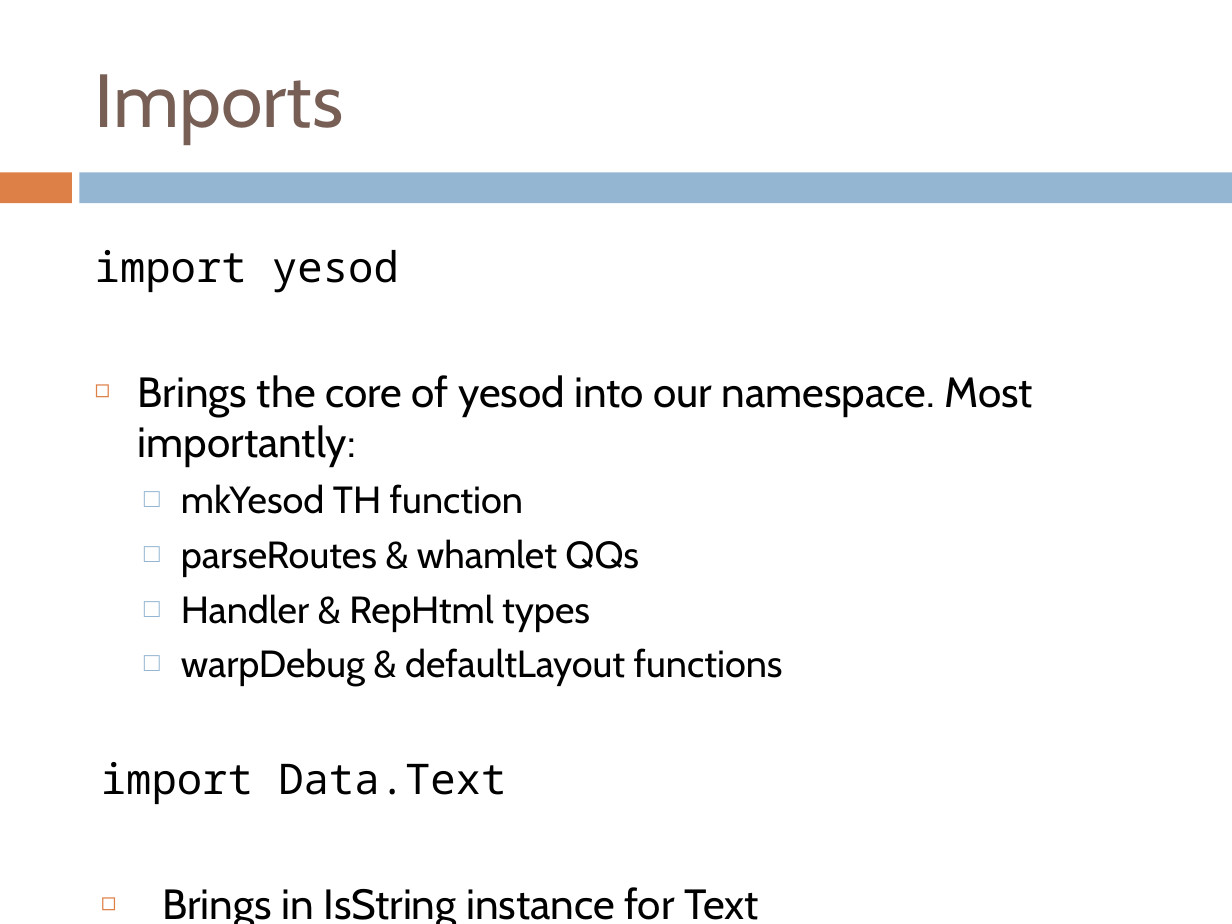
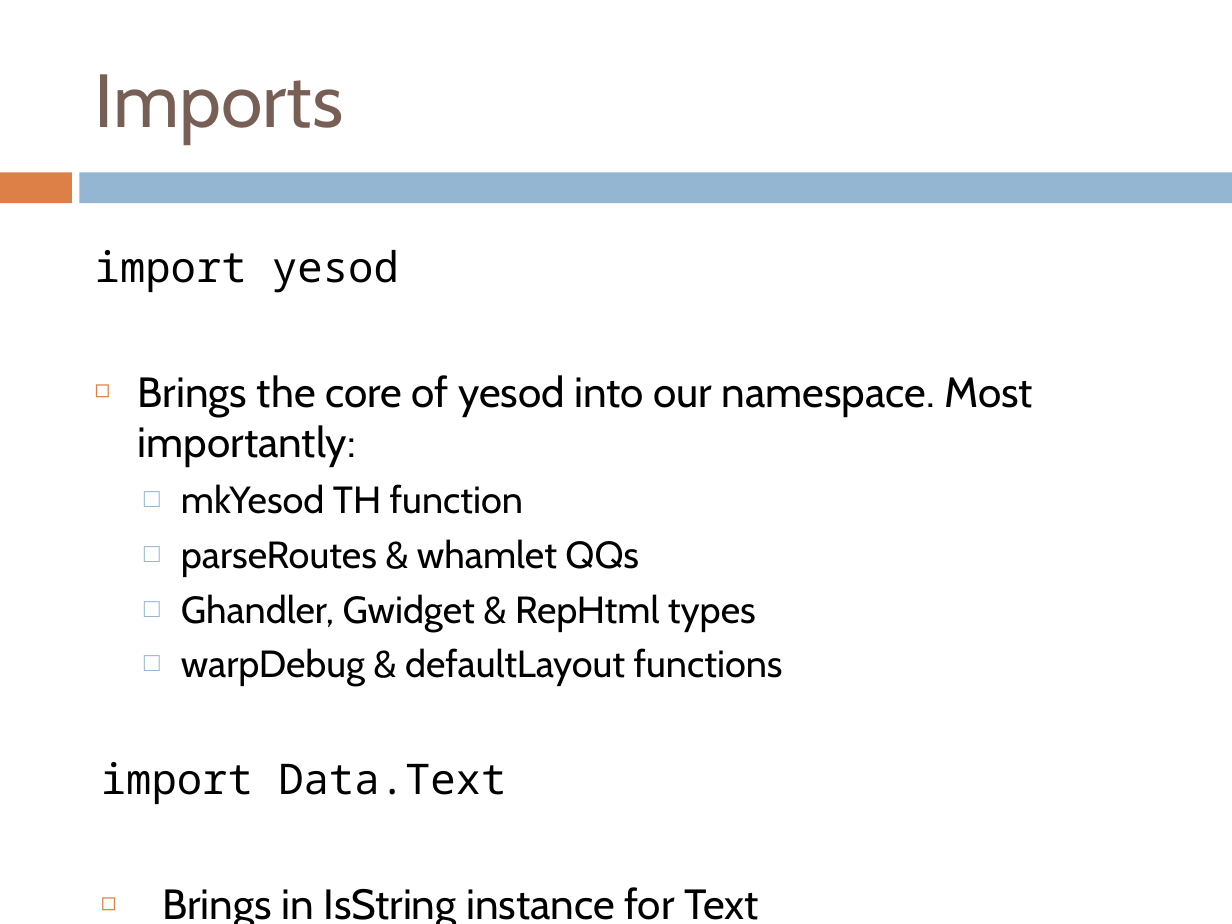
Before and after one commit to benkolera/talk-yesod, a slide deck: slide 12 of TypeSafeWebDevWithYesodAndHaskell.pptx (slide 10 before the commit). Drawn at 1232x924 pixels with LibreOffice and Linux fonts; fonts in the diff are those of the drawing. Boxes give left, top, right and bottom in pixels: in the first picture for what was removed or moved away, otherwise in the second. Text is boxed around its words. In the diff, an @@ line names an element or a change of style, - is before the commit and + after.

```diff
--- a/TypeSafeWebDevWithYesodAndHaskell.pptx
+++ b/TypeSafeWebDevWithYesodAndHaskell.pptx
@@ text at [181, 594, 756, 632]: text changed @@
-  □ Handler & RepHtml types
+  □ Ghandler, Gwidget & RepHtml types
```
Also in this commit, not shown: 1 other slide changed, 12 slides added, 2 other files.
